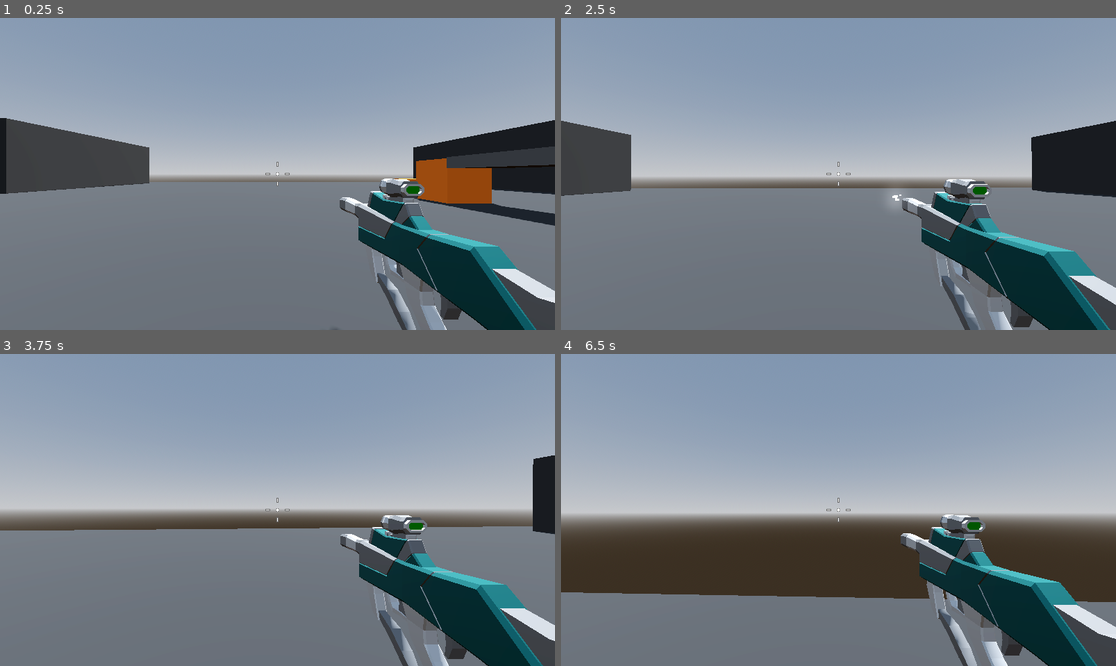
Above: before the commit, frames 1-4 (two rows, left to right).
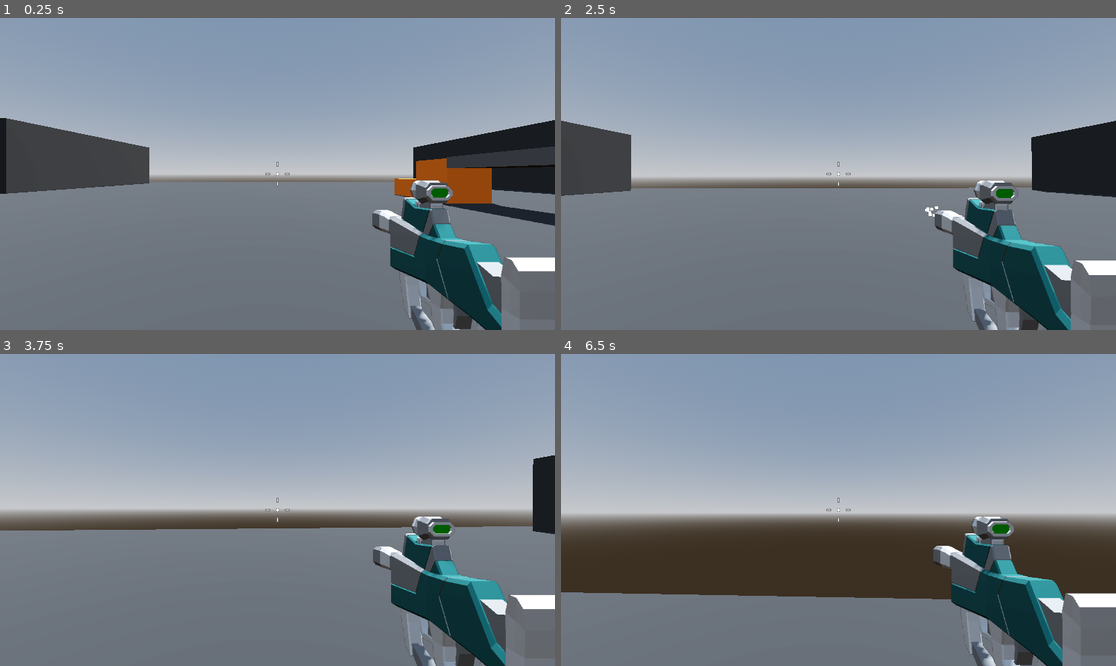
Above: after the commit, the same moments.

Repository: DapperMongoose/RoboRampage
Game: Godot game, scene res://Levels/SandBox.tscn
Two runs of this game, one before a commit and one after it. Both use one fixed random seed, a clock stepped at 60 frames per second and the inputs below.
Inputs (mouse positions are in pixels of both pictures, inside the frame that each line leads up to):
- Up to frame 1 (0.25 s): no input
- Up to frame 2 (2.5 s): tap Enter at 0.5 s; move the mouse to (866, 174) at 0.52 s; press the mouse at (866, 174) at 0.53 s; hold W (move_forward) from 0.53 s (still down); tap Space (jump) at 0.77, 1.52 s; move the mouse to (810, 174) at 1.27 s; release the mouse at (810, 174) at 1.28 s; click (810, 174) at 1.35 s; move the mouse to (849, 167) at 2.02 s; press the mouse at (849, 167) at 2.03 s
- Up to frame 3 (3.75 s): keep holding W (move_forward); move the mouse to (271, 516) at 2.77 s; release the mouse at (271, 516) at 2.78 s; click (271, 516) at 2.85 s; tap Space (jump) at 3.02 s; move the mouse to (316, 513) at 3.52 s; press the mouse at (316, 513) at 3.53 s
- Up to frame 4 (6.5 s): tap Space (jump) at 3.77, 4.52, 6.02 s; move the mouse to (794, 506) at 4.27 s; release the mouse at (794, 506) at 4.28 s; click (794, 506) at 4.35 s; move the mouse to (844, 510) at 5.02 s; press the mouse at (844, 510) at 5.03 s; move the mouse to (816, 503) at 5.77 s; release W (move_forward) at 5.78 s; release the mouse at (816, 503) at 5.78 s; hold D (move_right) from 5.78 s (still down); click (816, 503) at 5.85 s

The runs differ from the first frame. In frame 1, 7.9% of the frame differs, in the area x 60-100%, y 51-100%; in frame 2, 7.8%; in frame 3, 7.8%; in frame 4, 8.1%, in the area x 61-100%, y 51-100%.

Commit message:
completed the subviewport lesson

Diff:
--- a/Player/player.tscn
+++ b/Player/player.tscn
@@ -23,9 +23,31 @@
 
 [node name="SmoothCamera" type="Camera3D" parent="CameraPivot"]
 top_level = true
+cull_mask = 1048573
 script = ExtResource("2_u1o6p")
 
 [node name="SMG" parent="CameraPivot/SmoothCamera" instance=ExtResource("3_4w7p2")]
+
+[node name="RemoteTransform3D" type="RemoteTransform3D" parent="CameraPivot/SmoothCamera"]
+remote_path = NodePath("../../../SubViewportContainer/SubViewport/WeaponCamera")
+
+[node name="SubViewportContainer" type="SubViewportContainer" parent="."]
+anchors_preset = 15
+anchor_right = 1.0
+anchor_bottom = 1.0
+grow_horizontal = 2
+grow_vertical = 2
+stretch = true
+
+[node name="SubViewport" type="SubViewport" parent="SubViewportContainer"]
+transparent_bg = true
+handle_input_locally = false
+size = Vector2i(1152, 648)
+render_target_update_mode = 4
+
+[node name="WeaponCamera" type="Camera3D" parent="SubViewportContainer/SubViewport"]
+cull_mask = 2
+fov = 40.0
 
 [node name="CenterContainer" type="CenterContainer" parent="."]
 anchors_preset = 15
--- a/Weapons/SMG.tscn
+++ b/Weapons/SMG.tscn
@@ -31,10 +31,38 @@
 muzzle_flash = NodePath("MuzzleFlash")
 
 [node name="SMG" parent="." index="1" instance=ExtResource("2_mtmfh")]
-transform = Transform3D(1, 0, 0, 0, 1, 0, 0, 0, 1, 0.7, -0.35, -1)
+transform = Transform3D(1, 0, 0, 0, 1, 0, 0, 0, 1, 0.7, -0.35, -1.8)
+
+[node name="Suppressors_003" parent="SMG" index="0"]
+layers = 2
+
+[node name="Part_024" parent="SMG" index="1"]
+layers = 2
+
+[node name="Rail_009" parent="SMG" index="2"]
+layers = 2
+
+[node name="Grip_017" parent="SMG" index="3"]
+layers = 2
+
+[node name="Charger_011" parent="SMG" index="4"]
+layers = 2
+
+[node name="Scope_016" parent="SMG" index="5"]
+layers = 2
+
+[node name="Part_029" parent="SMG" index="6"]
+layers = 2
+
+[node name="Part_030" parent="SMG" index="7"]
+layers = 2
+
+[node name="Gun butt_012" parent="SMG" index="8"]
+layers = 2
 
 [node name="MuzzleFlash" type="GPUParticles3D" parent="." index="3"]
-transform = Transform3D(1, 0, 0, 0, 1, 0, 0, 0, 1, 0.7, -0.3, -2.1)
+transform = Transform3D(1, 0, 0, 0, 1, 0, 0, 0, 1, 0.7, -0.3, -2.9)
+layers = 2
 material_overlay = SubResource("StandardMaterial3D_k4ege")
 cast_shadow = 0
 emitting = false
@@ -45,3 +73,5 @@
 local_coords = true
 process_material = SubResource("ParticleProcessMaterial_dim7r")
 draw_pass_1 = SubResource("BoxMesh_f54s0")
+
+[editable path="SMG"]
